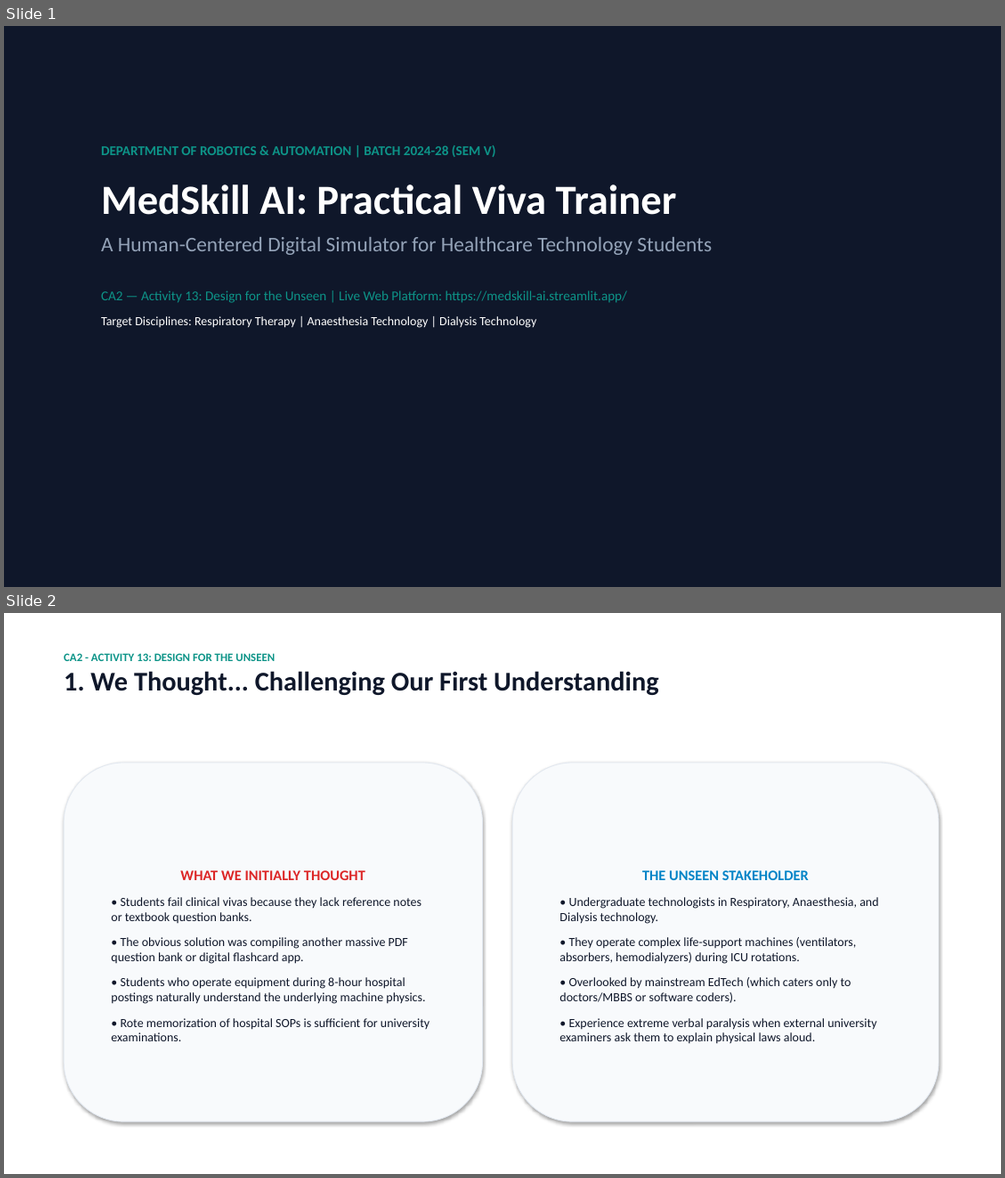
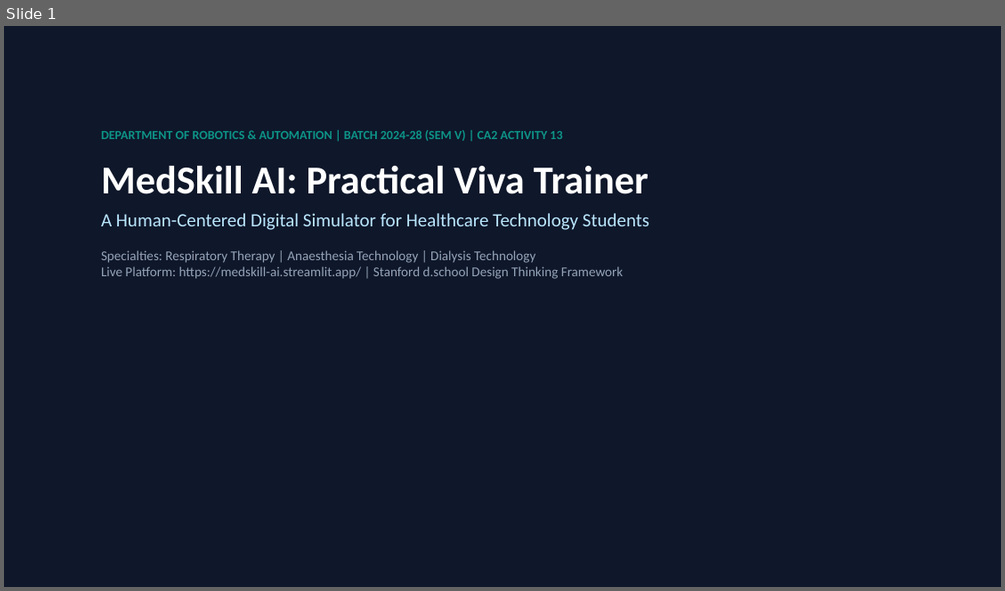
Before and after one commit to Tarun-Teja-74/MEDskill-ai, a slide deck: MedSkill_AI_Final_Presentation.pptx. Shown one above the other, each under a label of ours: slides 1 and 2 before the commit, slide 1 after it. The pictures are 1005x1178 and 1005x591 pixels, drawn with LibreOffice and Linux fonts; fonts in the diff are those of the drawing. Boxes give left, top, right and bottom in pixels: in the first picture for what was removed or moved away, otherwise in the second. Text is boxed around its words. In the diff, an @@ line names an element or a change of style, - is before the commit and + after.

Commit message:
Add Chatbot vs Dedicated Viva Trainer comparative analysis, 30s timer, and cram sheet features across presentation and report

```diff
--- a/MedSkill_AI_Final_Presentation.pptx
+++ b/MedSkill_AI_Final_Presentation.pptx
@@ slide 2 removed at <box>4,613,1001,1174</box>, background #FFFFFF @@
@@ text removed at <box>64,653,659,695</box> @@
-CA2 - ACTIVITY 13: DESIGN FOR THE UNSEEN
-1. We Thought... Challenging Our First Understanding
@@ rounded rectangle removed at <box>64,763,483,1121</box> @@
-WHAT WE INITIALLY THOUGHT
-• Students fail clinical vivas because they lack reference notes or textbook question banks.
-• The obvious solution was compiling another massive PDF question bank or digital flashcard app.
-• Students who operate equipment during 8-hour hospital postings naturally understand the underlying machine physics.
-• Rote memorization of hospital SOPs is sufficient for university examinations.
@@ rounded rectangle removed at <box>512,763,938,1121</box> @@
-THE UNSEEN STAKEHOLDER
-• Undergraduate technologists in Respiratory, Anaesthesia, and Dialysis technology.
-• They operate complex life-support machines (ventilators, absorbers, hemodialyzers) during ICU rotations.
-• Overlooked by mainstream EdTech (which caters only to doctors/MBBS or software coders).
-• Experience extreme verbal paralysis when external university examiners ask them to explain physical laws aloud.
@@ slide 1 changed as well @@
@@ text "DEPARTMENT OF ROBOTICS & AUTOMATION ...": place and size @@
-text "DEPARTMENT OF ROBOTICS & AUTOMATION ..." at <box>101,145,712,328</box>
+text "DEPARTMENT OF ROBOTICS & AUTOMATION ..." at <box>101,130,649,279</box>
@@ text at <box>101,130,562,141</box>: text changed; size 13 to 12 pt @@
-DEPARTMENT OF ROBOTICS & AUTOMATION | BATCH 2024-28 (SEM V)
+DEPARTMENT OF ROBOTICS & AUTOMATION | BATCH 2024-28 (SEM V) | CA2 ACTIVITY 13
@@ text at <box>101,166,649,230</box>: size 40 to 38 pt in "MedSkill AI: Practical Viva Trainer"; size 20 to 18 pt, text colour #94A3B8 to #BAE6FD in "A Human-Centered Digital Simulator for Healthcare Technology ..."; less space between paragraphs @@
@@ text at <box>101,250,623,279</box>: text changed; text colour #0D9488 to #94A3B8 @@
-CA2 — Activity 13: Design for the Unseen | Live Web Platform: https://medskill-ai.streamlit.app/
-Target Disciplines: Respiratory Therapy | Anaesthesia Technology | Dialysis Technology
+Specialties: Respiratory Therapy | Anaesthesia Technology | Dialysis Technology
+Live Platform: https://medskill-ai.streamlit.app/ | Stanford d.school Design Thinking Framework
```
Also in this commit, not shown: 5 other slides changed, 2 slides added, 1 other slide removed, 4 other files.
